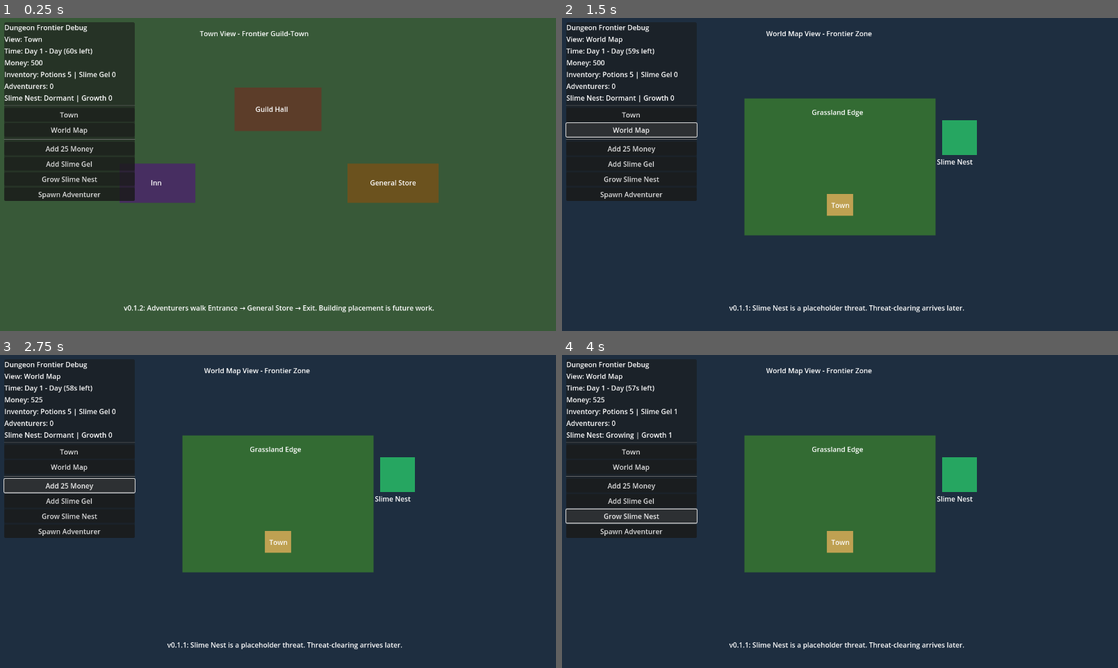
Above: before the commit, frames 1-4 (two rows, left to right).
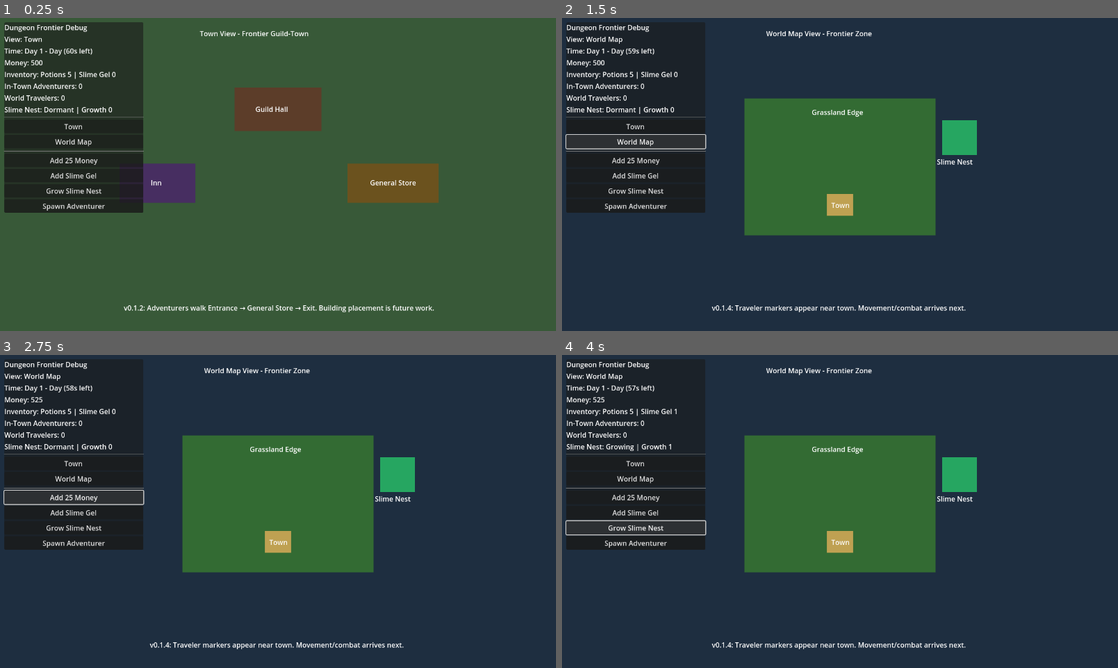
Above: after the commit, the same moments.

Repository: Caithis/AdventureVillage
Game: Godot game, scene res://scenes/main/Main.tscn
The game is run twice, just before and just after one commit, with the same random seed, the same clock (stepped at 60 frames per second) and the same inputs.
Inputs:
- Up to frame 1 (0.25 s): no input
- Up to frame 2 (1.5 s): click "Town" at 0.5 s; click "World Map" at 1.25 s
- Up to frame 3 (2.75 s): click "Add 25 Money" at 2 s
- Up to frame 4 (4 s): click "Add Slime Gel" at 2.75 s; click "Grow Slime Nest" at 3.5 s

The runs differ from the first frame. In frame 1, 3.3% of the frame differs, in the area x 0-26%, y 1-63%; in frame 2, 3.6%; in frame 3, 3.5%; in frame 4, 3.6%, in the area x 0-73%, y 20-94%.

Commit message:
feature: add v0.1.4 world travel placeholder

Diff:
--- a/godot_project/scenes/ui/DebugUI.tscn
+++ b/godot_project/scenes/ui/DebugUI.tscn
@@ -13,8 +13,8 @@
 layout_mode = 1
 offset_left = 10.0
 offset_top = 10.0
-offset_right = 310.0
-offset_bottom = 305.0
+offset_right = 330.0
+offset_bottom = 330.0
 
 [node name="VBoxContainer" type="VBoxContainer" parent="PanelContainer"]
 layout_mode = 2
@@ -41,7 +41,11 @@
 
 [node name="AdventurerLabel" type="Label" parent="PanelContainer/VBoxContainer"]
 layout_mode = 2
-text = "Adventurers: 0"
+text = "In-Town Adventurers: 0"
+
+[node name="WorldTravelerLabel" type="Label" parent="PanelContainer/VBoxContainer"]
+layout_mode = 2
+text = "World Travelers: 0"
 
 [node name="ThreatLabel" type="Label" parent="PanelContainer/VBoxContainer"]
 layout_mode = 2
--- a/godot_project/scenes/world_map/WorldMap.tscn
+++ b/godot_project/scenes/world_map/WorldMap.tscn
@@ -63,9 +63,11 @@
 offset_bottom = 108.0
 text = "Slime Nest"
 
+[node name="WorldTravelers" type="Node2D" parent="."]
+
 [node name="HintLabel" type="Label" parent="."]
-offset_left = 385.0
+offset_left = 345.0
 offset_top = 655.0
-offset_right = 935.0
+offset_right = 980.0
 offset_bottom = 685.0
-text = "v0.1.1: Slime Nest is a placeholder threat. Threat-clearing arrives later."
+text = "v0.1.4: Traveler markers appear near town. Movement/combat arrives next."
--- a/godot_project/scripts/adventurers/Adventurer.gd
+++ b/godot_project/scripts/adventurers/Adventurer.gd
@@ -22,6 +22,7 @@
 var target_position: Vector2 = Vector2.ZERO
 var has_target: bool = false
 var arrival_distance: float = 3.0
+var has_entered_world_travel: bool = false
 
 func _ready() -> void:
     target_position = global_position
@@ -86,21 +87,32 @@
         set_purchase_message("Cannot afford potion")
         return "no_gold"
 
-    var removed_from_town := GameState.remove_item(SMALL_POTION_ID, 1)
-    if not removed_from_town:
+    var spent_gold := spend_gold(SMALL_POTION_PRICE)
+    if not spent_gold:
         set_purchase_message("Purchase failed")
         return "failed"
 
-    var spent_gold := spend_gold(SMALL_POTION_PRICE)
-    if not spent_gold:
-        # Safety rollback. This should not happen because gold is checked before removal.
-        GameState.add_item(SMALL_POTION_ID, 1)
+    var removed_from_town := GameState.remove_item(SMALL_POTION_ID, 1)
+    if not removed_from_town:
+        # Safety rollback. This should not happen because stock is checked first.
+        gold += SMALL_POTION_PRICE
         set_purchase_message("Purchase failed")
+        _refresh_label()
         return "failed"
 
     add_item(SMALL_POTION_ID, 1)
+    GameState.add_money(SMALL_POTION_PRICE)
     set_purchase_message("Bought potion")
     return "bought"
+
+func enter_world_travel() -> void:
+    if has_entered_world_travel:
+        return
+
+    has_entered_world_travel = true
+    set_state("LeavingTown")
+    GameState.add_world_traveler_from_adventurer(self)
+    queue_free()
 
 func add_item(item_id: String, amount: int) -> void:
     if amount <= 0:
--- a/godot_project/scripts/adventurers/AdventurerAI.gd
+++ b/godot_project/scripts/adventurers/AdventurerAI.gd
@@ -7,6 +7,7 @@
 var exit_position: Vector2 = Vector2.ZERO
 var wait_timer: float = 0.0
 var purchase_result_wait_seconds: float = 1.25
+var leaving_town_wait_seconds: float = 0.25
 
 @onready var adventurer: Adventurer = get_parent() as Adventurer
 
@@ -25,8 +26,8 @@
             _state_purchase_result(delta)
         "GoToExit":
             _state_go_to_exit()
-        "IdleAtExit":
-            pass
+        "LeavingTown":
+            _state_leaving_town(delta)
         _:
             pass
 
@@ -57,7 +58,8 @@
         "GoToExit":
             if adventurer != null:
                 adventurer.set_move_target(exit_position)
-        "IdleAtExit":
+        "LeavingTown":
+            wait_timer = leaving_town_wait_seconds
             if adventurer != null:
                 adventurer.clear_move_target()
         _:
@@ -106,4 +108,10 @@
         return
 
     if not adventurer.has_target and adventurer.has_reached_target():
-        set_state("IdleAtExit")
+        set_state("LeavingTown")
+
+func _state_leaving_town(delta: float) -> void:
+    wait_timer -= delta
+
+    if wait_timer <= 0.0 and adventurer != null and adventurer.has_method("enter_world_travel"):
+        adventurer.enter_world_travel()
--- a/godot_project/scripts/autoload/GameState.gd
+++ b/godot_project/scripts/autoload/GameState.gd
@@ -14,6 +14,8 @@
 }
 
 var adventurers: Array[Node] = []
+var world_travelers: Array[Dictionary] = []
+var next_world_traveler_id: int = 1
 
 var slime_nest_status: String = "Dormant"
 var slime_nest_growth: int = 0
@@ -86,6 +88,43 @@
 			valid_adventurers.append(adventurer)
 	adventurers = valid_adventurers
 
+func add_world_traveler_from_adventurer(adventurer: Node) -> Dictionary:
+	if adventurer == null:
+		return {}
+
+	var traveler := {
+		"id": next_world_traveler_id,
+		"display_name": _safe_get_property(adventurer, "display_name", "Unknown"),
+		"class_id": _safe_get_property(adventurer, "class_id", "fighter"),
+		"level": _safe_get_property(adventurer, "level", 1),
+		"gold": _safe_get_property(adventurer, "gold", 0),
+		"inventory": _safe_get_property(adventurer, "inventory", {}).duplicate(true),
+		"status": "Near Town",
+		"world_position": Vector2(642, 430),
+	}
+
+	next_world_traveler_id += 1
+	world_travelers.append(traveler)
+	state_changed.emit()
+	return traveler
+
+func get_world_travelers() -> Array[Dictionary]:
+	return world_travelers
+
+func get_world_traveler_count() -> int:
+	return world_travelers.size()
+
+func _safe_get_property(object: Object, property_name: String, fallback: Variant) -> Variant:
+	if object == null:
+		return fallback
+
+	# In Godot 4, direct dynamic get() returns null if missing.
+	var value: Variant = object.get(property_name)
+	if value == null:
+		return fallback
+
+	return value
+
 func grow_slime_nest(amount: int = 1) -> void:
 	slime_nest_growth += amount
 
--- a/godot_project/scripts/town/Town.gd
+++ b/godot_project/scripts/town/Town.gd
@@ -17,16 +17,22 @@
 	adventurers_container.add_child(adventurer)
 
 	var spawn_offset := Vector2((spawn_count % 8) * 24, -int(spawn_count / 8) * 24)
-	adventurer.global_position = town_entrance.global_position + spawn_offset
+	var queue_offset := Vector2((spawn_count % 4) * 18, int(spawn_count / 4) * 12)
+
+	var entrance_position := town_entrance.global_position + spawn_offset
+	var shop_position := general_store_point.global_position + queue_offset
+	var exit_position := exit_to_world_point.global_position + Vector2(0, spawn_offset.y)
+
+	adventurer.global_position = entrance_position
 
 	if adventurer.has_method("setup_placeholder"):
 		adventurer.setup_placeholder(_generate_adventurer_name(), "fighter", 1)
 
 	if adventurer.has_method("start_town_routine"):
 		adventurer.start_town_routine(
-			town_entrance.global_position + spawn_offset,
-			general_store_point.global_position + spawn_offset,
-			exit_to_world_point.global_position + spawn_offset
+			entrance_position,
+			shop_position,
+			exit_position
 		)
 
 	GameState.register_adventurer(adventurer)
--- a/godot_project/scripts/ui/DebugUI.gd
+++ b/godot_project/scripts/ui/DebugUI.gd
@@ -5,6 +5,7 @@
 @onready var money_label: Label = $PanelContainer/VBoxContainer/MoneyLabel
 @onready var inventory_label: Label = $PanelContainer/VBoxContainer/InventoryLabel
 @onready var adventurer_label: Label = $PanelContainer/VBoxContainer/AdventurerLabel
+@onready var world_traveler_label: Label = $PanelContainer/VBoxContainer/WorldTravelerLabel
 @onready var threat_label: Label = $PanelContainer/VBoxContainer/ThreatLabel
 
 @onready var town_button: Button = $PanelContainer/VBoxContainer/TownButton
@@ -69,7 +70,8 @@
 		GameState.get_item_count("small_potion"),
 		GameState.get_item_count("slime_gel")
 	]
-	adventurer_label.text = "Adventurers: %d" % GameState.get_adventurer_count()
+	adventurer_label.text = "In-Town Adventurers: %d" % GameState.get_adventurer_count()
+	world_traveler_label.text = "World Travelers: %d" % GameState.get_world_traveler_count()
 	threat_label.text = "Slime Nest: %s | Growth %d" % [
 		GameState.slime_nest_status,
 		GameState.slime_nest_growth
--- a/godot_project/scripts/world_map/WorldMap.gd
+++ b/godot_project/scripts/world_map/WorldMap.gd
@@ -1,4 +1,50 @@
 extends Node2D
+
+@onready var world_travelers_container: Node2D = $WorldTravelers
 
 func _ready() -> void:
 	print("World Map scene loaded.")
+	GameState.state_changed.connect(_refresh_world_travelers)
+	_refresh_world_travelers()
+
+func _exit_tree() -> void:
+	if GameState.state_changed.is_connected(_refresh_world_travelers):
+		GameState.state_changed.disconnect(_refresh_world_travelers)
+
+func _refresh_world_travelers() -> void:
+	for child in world_travelers_container.get_children():
+		child.queue_free()
+
+	var travelers := GameState.get_world_travelers()
+
+	for index in travelers.size():
+		var traveler := travelers[index]
+		var marker := _create_traveler_marker(traveler, index)
+		world_travelers_container.add_child(marker)
+
+func _create_traveler_marker(traveler: Dictionary, index: int) -> Node2D:
+	var marker := Node2D.new()
+	marker.name = "WorldTraveler_%s" % str(traveler.get("id", index))
+
+	var base_position: Vector2 = traveler.get("world_position", Vector2(642, 430))
+	var offset := Vector2((index % 5) * 22, int(index / 5) * 28)
+	marker.position = base_position + offset
+
+	var body := ColorRect.new()
+	body.name = "Body"
+	body.size = Vector2(16, 16)
+	body.position = Vector2(-8, -8)
+	body.color = Color(0.75, 0.75, 0.95, 1)
+	marker.add_child(body)
+
+	var label := Label.new()
+	label.name = "Label"
+	label.position = Vector2(-42, -34)
+	label.size = Vector2(120, 30)
+	label.text = "%s\n%s" % [
+		str(traveler.get("display_name", "Traveler")),
+		str(traveler.get("status", "Near Town"))
+	]
+	marker.add_child(label)
+
+	return marker
Not shown, changed: README.md
Not shown, changed: docs/Changelog.md
Not shown, changed: docs/KnownIssues.md
Not shown, changed: docs/ProjectState.md
Not shown, added: docs/TestChecklist_v0_1_4.md
